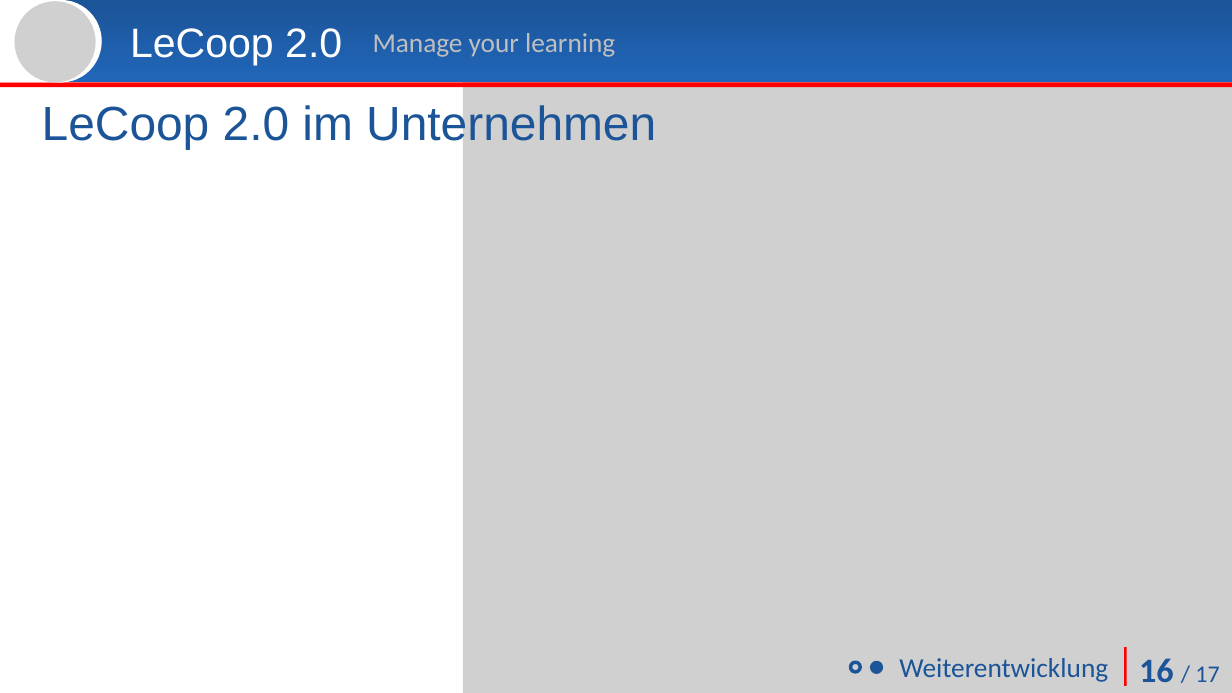
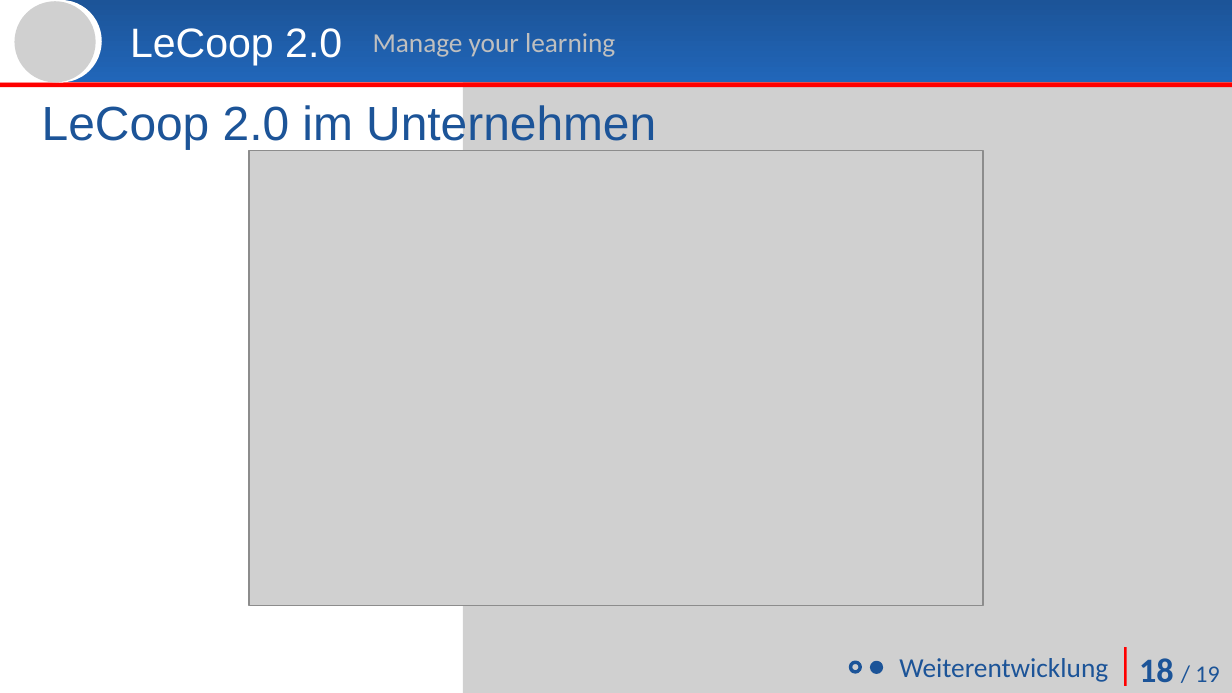
Before and after one commit to Akii/Le-Coop-2.0, a slide deck: slide 18 of lecoop/doc/supi_praesi.pptx. Drawn at 1232x693 pixels with LibreOffice and Linux fonts; fonts in the diff are those of the drawing; grey boxes stand for pictures. Boxes give left, top, right and bottom in pixels: in the first picture for what was removed or moved away, otherwise in the second. Text is boxed around its words. In the diff, an @@ line names an element or a change of style, - is before the commit and + after.

```diff
--- a/lecoop/doc/supi_praesi.pptx
+++ b/lecoop/doc/supi_praesi.pptx
@@ picture added at (249,150,983,606) @@
@@ text at (1139,658,1219,682): text changed @@
-16 / 17
+18 / 19
```
Also in this commit, not shown: 16 other slides changed.
